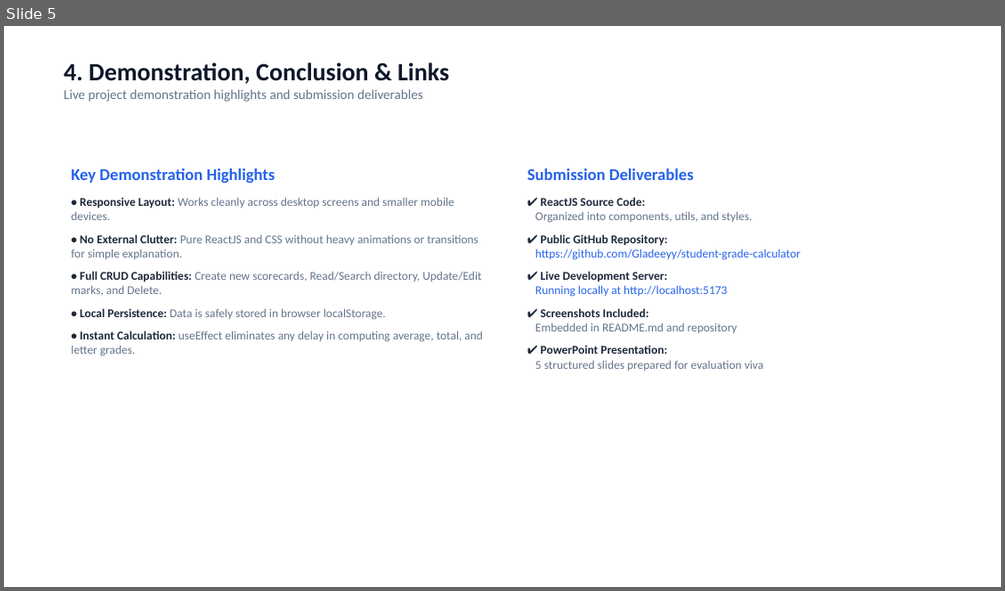
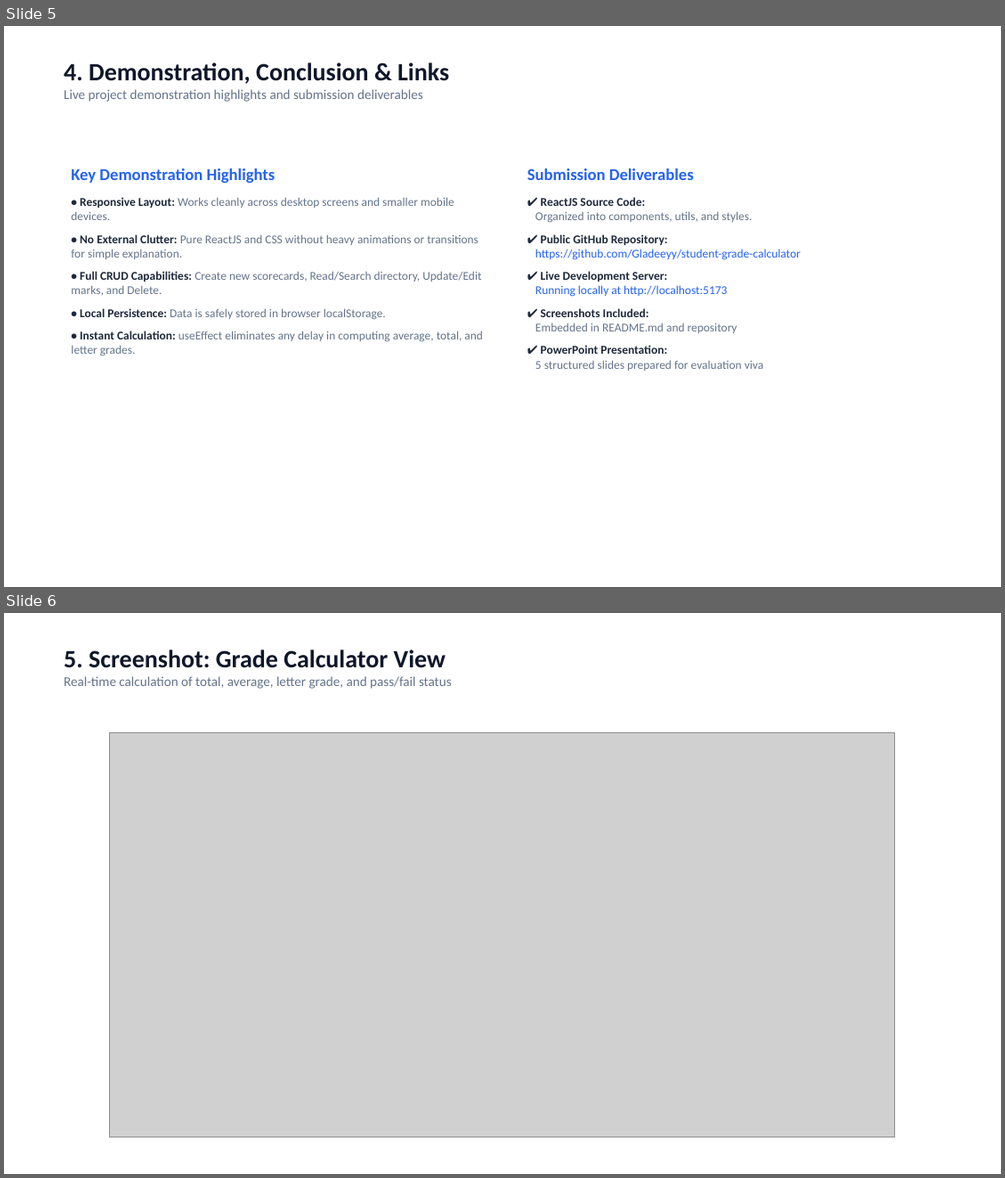
Before and after one commit to Gladeeyy/student-grade-calculator, a slide deck: Student_Grade_Calculator_Presentation.pptx. Shown one above the other, each under a label of ours: slide 5 before the commit, slides 5 and 6 after it. The pictures are 1005x591 and 1005x1178 pixels, drawn with LibreOffice and Linux fonts; fonts in the diff are those of the drawing; grey boxes stand for pictures. Boxes give left, top, right and bottom in pixels: in the first picture for what was removed or moved away, otherwise in the second. Text is boxed around its words. In the diff, an @@ line names an element or a change of style, - is before the commit and + after.

Commit message:
Add screenshot slides to presentation (8 slides total)

```diff
--- a/Student_Grade_Calculator_Presentation.pptx
+++ b/Student_Grade_Calculator_Presentation.pptx
@@ slide 6 added at box(4, 613, 1001, 1174), background #FFFFFF @@
@@ text added at box(64, 649, 452, 689), 13 pt, text #64748B @@
+5. Screenshot: Grade Calculator View
+Real-time calculation of total, average, letter grade, and pass/fail status
@@ picture added at box(110, 732, 896, 1136) @@
```
Also in this commit, not shown: 2 other slides added, 1 other file.
